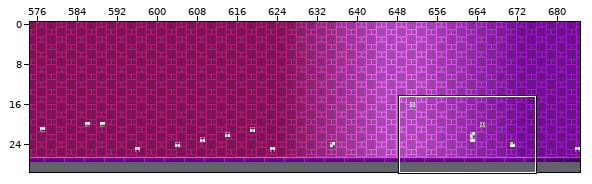
Tiled map: levels/chr_data/tmx/leveleasy.tmx. Above: a wide view before the commit, with the close-up outlined.
Close-up. Before the edit:
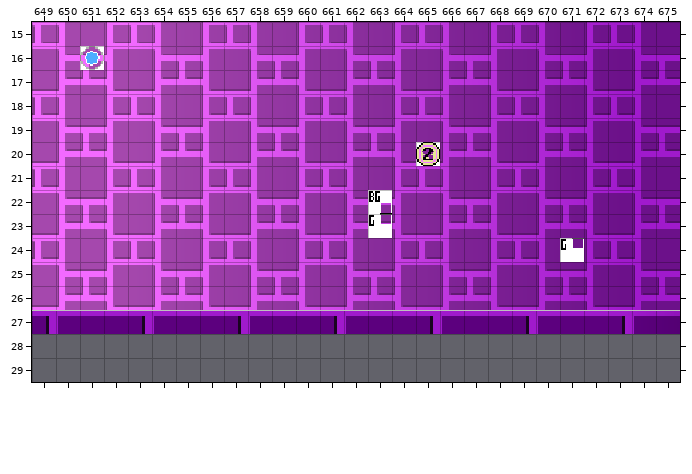
Cells are 16x16 px. Shown: x 649..675, y 15..29. The commit also changed other parts of the map, which this record leaves out. Not drawn, because the pictures are missing: unchanged layer "Layer 2".
New version:
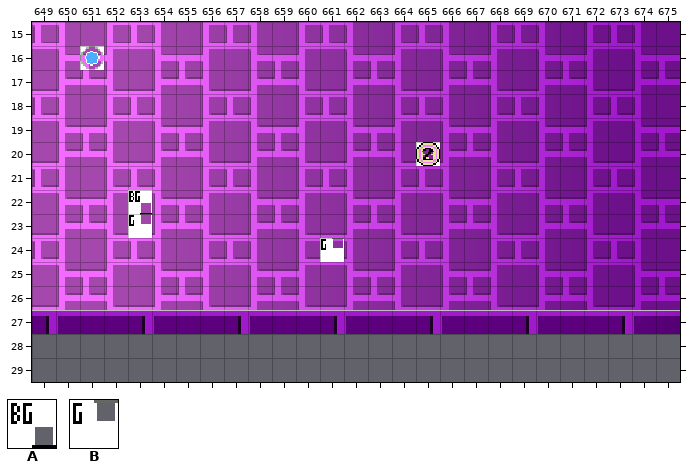
Key: from "sprites": A 256 "BG colour trigger", B 257 "Ground colour trigger".
Objects are placed by their top-left corner, in cells (3,4 is the top-left corner of cell 3,4); size is 1x1 cell unless given.
From old to new:
Layer "SP":
changed: A "BG colour trigger" at 663,22 -> A "BG colour trigger" at 653,22
changed: B "Ground colour trigger" at 663,23 -> B "Ground colour trigger" at 653,23
changed: B "Ground colour trigger" at 671,24 -> B "Ground colour trigger" at 661,24
Where, in picture pixels (left, top, right, bottom), the same in both close-ups:
new place: (128, 190, 152, 238)
old place: (368, 190, 392, 238)
new place: (320, 238, 344, 262)
old place: (560, 238, 584, 262)
